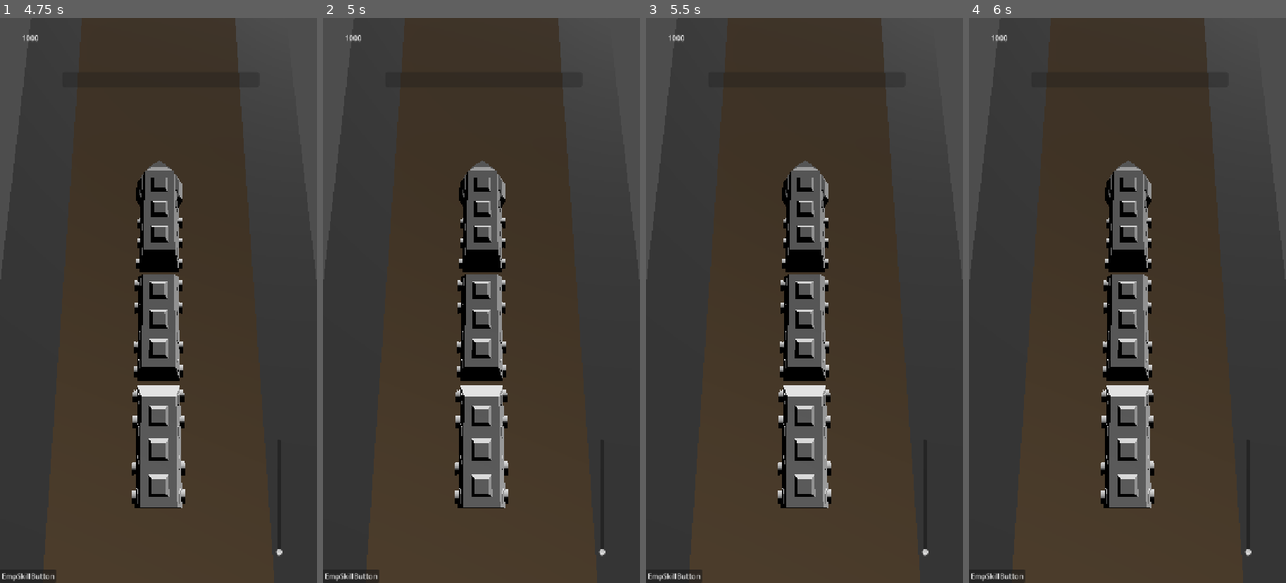
Above: before the commit, frames 1-4 (left to right).
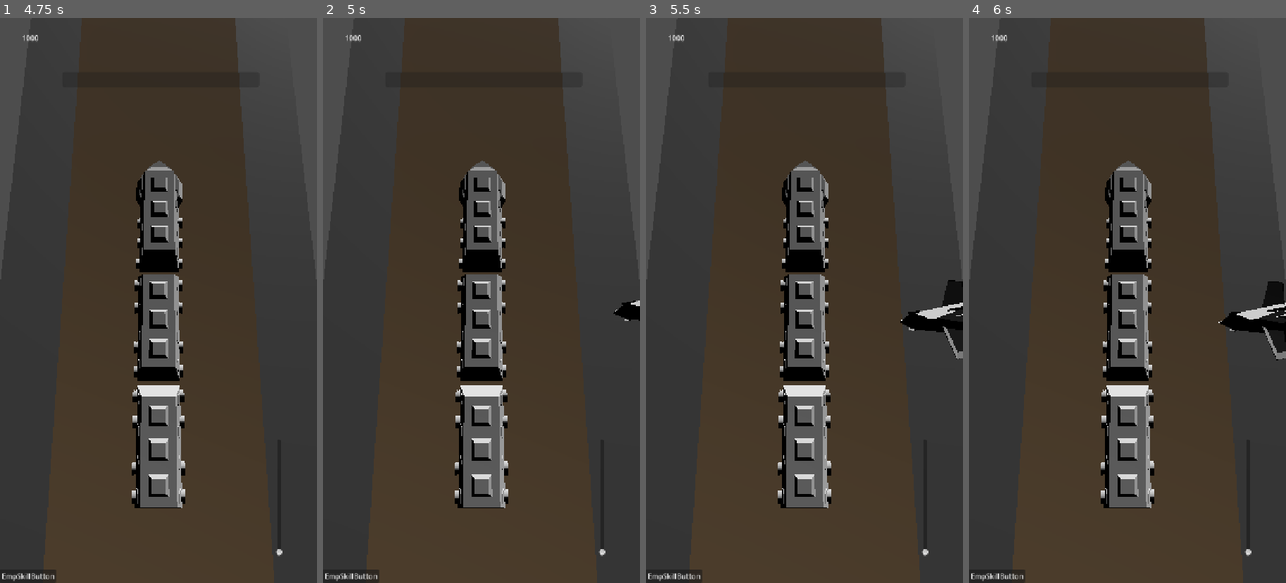
Above: after the commit, the same moments.

Repository: GabrielSiras/Decomissioners
Game: Godot game, scene res://scenes/UI-UX/UI/MainMenu.tscn
The game is run twice, just before and just after one commit, with the same random seed, the same clock (stepped at 60 frames per second) and the same inputs.
Inputs (mouse positions are in pixels of both pictures, inside the frame that each line leads up to):
- Up to frame 1 (4.75 s): click "START" at 0.5 s; click "EMP" at 1.25 s; click "EmpSkillButton" at 2 s; click "EmpSkillButton" at 2.75 s; click "EmpSkillButton" at 3.5 s; tap Enter at 4.25 s; move the mouse to (228, 272) at 4.27 s; click (228, 272) at 4.42 s
- Up to frame 2 (5 s): no input
- Up to frame 3 (5.5 s): move the mouse to (741, 328) at 5.02 s; click (741, 328) at 5.17 s
- Up to frame 4 (6 s): move the mouse to (1159, 176) at 5.77 s; click (1159, 176) at 5.92 s

Frame 1 is identical in both runs. In frame 2, 0.2% of the frame differs, in the area x 91-100%, y 50-54%; in frame 3, 1.2%; in frame 4, 1.3%, in the area x 78-100%, y 46-61%.

Commit message:
#50/FEAT-REFACTOR: Adicionado inimigos (Caça, AAA, Opressor e Machigunner) juntamento com seus devidos comportamentos.

Diff:
--- a/scenes/Enemies/MeeleEnemies/Opressor/Opressor.tscn
+++ b/scenes/Enemies/MeeleEnemies/Opressor/Opressor.tscn
@@ -4,9 +4,8 @@
 [ext_resource type="Script" uid="uid://cxry2hfoibdgj" path="res://scripts/Enemies/MeeleEnemies/Opressor/Opressor.gd" id="2_0qul4"]
 [ext_resource type="PackedScene" uid="uid://btjexdm8223jl" path="res://assets/models/Enemies/MeeleEnemies/Opressor/Opressor.glb" id="3_n5w2r"]
 
-[sub_resource type="CapsuleShape3D" id="CapsuleShape3D_qmg03"]
-radius = 0.36669922
-height = 1.0493011
+[sub_resource type="BoxShape3D" id="BoxShape3D_n5w2r"]
+size = Vector3(0.6661377, 0.9404297, 0.65374756)
 
 [node name="Opressor" unique_id=951588638 instance=ExtResource("1_wwta8")]
 script = ExtResource("2_0qul4")
@@ -16,12 +15,12 @@
 windup_duration = 0.8
 lunge_speed = 12.0
 lunge_max_duration = 1.0
-grab_distance = 1.5
+grab_distance = 2.5
 train_slow_amount = 2.5
 attack_range = 2.0
 
 [node name="CollisionShape3D" parent="." index="0" unique_id=1838556396]
-transform = Transform3D(1, 0, 0, 0, 1, 0, 0, 0, 1, 0, 0.42264557, 0)
-shape = SubResource("CapsuleShape3D_qmg03")
+transform = Transform3D(1, 0, 0, 0, 1, 0, 0, 0, 1, 0.0049438477, 0.45243073, -0.003753662)
+shape = SubResource("BoxShape3D_n5w2r")
 
 [node name="Opressor" parent="." index="1" unique_id=1750437609 instance=ExtResource("3_n5w2r")]
--- /dev/null
+++ b/scenes/Enemies/RangedEnemies/AAA/AAA.tscn
@@ -0,0 +1,30 @@
+[gd_scene format=3 uid="uid://ctyvfr2vuoihj"]
+
+[ext_resource type="PackedScene" uid="uid://cv24qqxtw1mc" path="res://scenes/Enemies/RangedEnemies/RangedEnemy.tscn" id="1_fwk0r"]
+[ext_resource type="Script" uid="uid://bcelx0ag6ujea" path="res://scripts/Enemies/RangedEnemies/AAA/AAA.gd" id="2_275pc"]
+[ext_resource type="PackedScene" uid="uid://cnuw8at86schi" path="res://assets/models/Enemies/RangedEnemies/AAA/AAA.glb" id="2_ddjdu"]
+
+[sub_resource type="BoxShape3D" id="BoxShape3D_275pc"]
+size = Vector3(1.3231201, 1.201294, 1.0964661)
+
+[node name="AAA" unique_id=951588638 instance=ExtResource("1_fwk0r")]
+script = ExtResource("2_275pc")
+scan_interval = 0.5
+alternate_fire = true
+attack_range = 40.0
+ranged_damage = 5
+max_health = 300
+metal_reward = 100
+
+[node name="Model3D" parent="." index="0" unique_id=715176889 instance=ExtResource("2_ddjdu")]
+transform = Transform3D(-4.371139e-08, 0, 1, 0, 1, 0, -1, 0, -4.371139e-08, 0, 0, 0)
+
+[node name="CollisionShape3D" parent="." index="1" unique_id=1838556396]
+transform = Transform3D(1, 0, 0, 0, 1, 0, 0, 0, 1, -0.005966902, 0.5048182, -0.32195926)
+shape = SubResource("BoxShape3D_275pc")
+
+[node name="Muzzle" parent="." index="2" unique_id=880355141]
+transform = Transform3D(1, 0, 0, 0, 1, 0, 0, 0, 1, -0.38738203, 0.8939553, -0.9790003)
+
+[node name="Muzzle2" type="Marker3D" parent="." index="3" unique_id=582924270]
+transform = Transform3D(1, 0, 0, 0, 1, 0, 0, 0, 1, 0.38737917, 0.8939553, -0.9790003)
--- /dev/null
+++ b/scenes/Enemies/RangedEnemies/FighterJet/FighterJet.tscn
@@ -0,0 +1,29 @@
+[gd_scene format=3 uid="uid://ckjdl2ahbor33"]
+
+[ext_resource type="PackedScene" uid="uid://cv24qqxtw1mc" path="res://scenes/Enemies/RangedEnemies/RangedEnemy.tscn" id="1_5j6yr"]
+[ext_resource type="PackedScene" uid="uid://gl7i0ifrwsun" path="res://assets/models/Enemies/RangedEnemies/FighterJet/FighterJet.glb" id="1_cga4l"]
+[ext_resource type="Script" uid="uid://b6vsexmfq84w0" path="res://scripts/Enemies/RangedEnemies/FighterJet/FighterJet.gd" id="2_cga4l"]
+
+[sub_resource type="BoxShape3D" id="BoxShape3D_7pe3l"]
+size = Vector3(3.628292, 0.6051216, 3.6671295)
+
+[node name="FighterJet" unique_id=951588638 instance=ExtResource("1_5j6yr")]
+script = ExtResource("2_cga4l")
+side_distance = 6.0
+height_offset = 1.5
+smooth_speed = 5.0
+burst_count = 3
+fire_rate = 0.2
+switch_time_min = 3.0
+switch_time_max = 6.0
+attack_range = 12.0
+ranged_damage = 5
+
+[node name="Model3D" parent="." index="0" unique_id=172292072 instance=ExtResource("1_cga4l")]
+
+[node name="CollisionShape3D" parent="." index="1" unique_id=1838556396]
+transform = Transform3D(1, 0, 0, 0, 1, 0, 0, 0, 1, 0, 0.11359596, 0)
+shape = SubResource("BoxShape3D_7pe3l")
+
+[node name="Muzzle" parent="." index="2" unique_id=880355141]
+transform = Transform3D(1, 0, 0, 0, 1, 0, 0, 0, 1, -0.05872476, 0.008116186, 2.06641)
--- a/scenes/devroom.tscn
+++ b/scenes/devroom.tscn
@@ -3,8 +3,10 @@
 [ext_resource type="PackedScene" uid="uid://ccxbyhm6vro5u" path="res://scenes/GameCamera.tscn" id="1_5ij30"]
 [ext_resource type="PackedScene" uid="uid://ob2mgpgp7mo3" path="res://scenes/Enemies/MeeleEnemies/Opressor/Opressor.tscn" id="2_c0ium"]
 [ext_resource type="PackedScene" uid="uid://msr581mrgwu6" path="res://scenes/Enemies/EnemySpawner.tscn" id="3_anjfi"]
+[ext_resource type="PackedScene" uid="uid://ckjdl2ahbor33" path="res://scenes/Enemies/RangedEnemies/FighterJet/FighterJet.tscn" id="3_gkwus"]
 [ext_resource type="PackedScene" uid="uid://cika3a8mjdsiv" path="res://scenes/Player/Train/Train.tscn" id="3_hs430"]
 [ext_resource type="PackedScene" uid="uid://bvuisrwp77067" path="res://scenes/UI-UX/UI/DefeatMenu.tscn" id="4_do01s"]
+[ext_resource type="PackedScene" uid="uid://ctyvfr2vuoihj" path="res://scenes/Enemies/RangedEnemies/AAA/AAA.tscn" id="4_f0wih"]
 [ext_resource type="PackedScene" uid="uid://cwu4wqhcnkcuj" path="res://scenes/UI-UX/UI/SpeedLever.tscn" id="5_anjfi"]
 [ext_resource type="PackedScene" uid="uid://csfvqmwgcoymq" path="res://scenes/UI-UX/UI/TrainProgressBar.tscn" id="6_ivymc"]
 [ext_resource type="PackedScene" uid="uid://egwkrxmeo21s" path="res://scenes/Terrain/TerrainManager.tscn" id="7_m03md"]
@@ -27,9 +29,9 @@
 transform = Transform3D(1, 0, 0, 0, 1, 0, 0, 0, 1, 3.6493196, 1.251749, 0.36621284)
 terrain_manager = NodePath("../TerrainManager")
 main_target = NodePath("../Player/TrainHead")
-desolation_enemies = Array[PackedScene]([ExtResource("2_c0ium")])
-scrap_enemies = Array[PackedScene]([ExtResource("2_c0ium")])
-factory_enemies = Array[PackedScene]([ExtResource("2_c0ium")])
+desolation_enemies = Array[PackedScene]([ExtResource("2_c0ium"), ExtResource("3_gkwus"), ExtResource("4_f0wih")])
+scrap_enemies = Array[PackedScene]([ExtResource("2_c0ium"), ExtResource("3_gkwus"), ExtResource("4_f0wih")])
+factory_enemies = Array[PackedScene]([ExtResource("2_c0ium"), ExtResource("3_gkwus"), ExtResource("4_f0wih")])
 spawn_points_container = NodePath(".")
 
 [node name="DestinationPoint" type="Marker3D" parent="." unique_id=949491284]
--- a/scripts/Enemies/EnemySpawner.gd
+++ b/scripts/Enemies/EnemySpawner.gd
@@ -75,8 +75,15 @@
 
 	var spawn_transform: Transform3D = _get_chunk_spawn_transform()
 
+	if enemy_instance is FighterJet:
+		var side_x = [-20.0, 20.0].pick_random()
+		var train_z = main_target.global_position.z if is_instance_valid(main_target) else 0.0
+		var height_y = 1.5
+		spawn_transform.origin = Vector3(side_x, height_y, train_z)
+
+	enemy_instance.transform = spawn_transform
+
 	get_parent().add_child(enemy_instance)
-	enemy_instance.global_transform = spawn_transform
 
 func try_spawn_machine_gun(train: Node3D = null) -> void:
 	var target_train = train if is_instance_valid(train) else main_target
--- a/scripts/Enemies/MeeleEnemies/Opressor/Opressor.gd
+++ b/scripts/Enemies/MeeleEnemies/Opressor/Opressor.gd
@@ -23,7 +23,7 @@
 @export var windup_duration: float = 0.8
 @export var lunge_speed: float = 12.0
 @export var lunge_max_duration: float = 1.0
-@export var grab_distance: float = 1.5
+@export var grab_distance: float = 2.5
 @export var train_slow_amount: float = 2.5
 
 @onready var state_timer: Timer = Timer.new()
@@ -237,7 +237,7 @@
 func _update_facing_direction(active_target: Node3D) -> void:
 	var look_target = Vector3(active_target.global_position.x, global_position.y, active_target.global_position.z)
 	if global_position.distance_squared_to(look_target) > 0.01:
-		look_at(look_target, Vector3.UP)
+		look_at(look_target, Vector3.UP, true)
 
 func _exit_tree() -> void:
 	if is_instance_valid(current_target_wagon) and current_target_wagon.has_method("release_slot"):
--- /dev/null
+++ b/scripts/Enemies/RangedEnemies/AAA/AAA.gd
@@ -0,0 +1,87 @@
+class_name AAA
+extends RangedEnemy
+
+@export_category("Muzzles Duplos")
+@onready var muzzle_2: Marker3D = $Muzzle2
+
+
+@export_category("Configurações de Artilharia")
+@export var scan_interval: float = 0.5
+@export var alternate_fire: bool = false
+
+var scan_timer: float = 0.0
+var fire_left_next: bool = true
+
+func _ready() -> void:
+	super._ready()
+	if attack_range < 25.0:
+		attack_range = 30.0
+
+func _physics_process(delta: float) -> void:
+	scan_timer -= delta
+	if scan_timer <= 0:
+		scan_timer = scan_interval
+		target = _get_closest_target()
+
+	if not is_instance_valid(target):
+		if is_attacking:
+			is_attacking = false
+			attack_timer.stop()
+		return
+
+	var distance_to_target = global_position.distance_to(target.global_position)
+
+	if distance_to_target <= attack_range:
+		var look_pos = target.global_position
+		look_pos.y = global_position.y
+
+		look_at(look_pos, Vector3.UP)
+
+		if not is_attacking:
+			is_attacking = true
+			attack_timer.start()
+	else:
+		if is_attacking:
+			is_attacking = false
+			attack_timer.stop()
+
+
+func shoot_at_target() -> void:
+	if not enemy_projectile_scene or not is_instance_valid(target):
+		return
+
+	if alternate_fire:
+		if fire_left_next:
+			_spawn_projectile_at(muzzle)
+		else:
+			_spawn_projectile_at(muzzle_2)
+		fire_left_next = !fire_left_next
+	else:
+		_spawn_projectile_at(muzzle)
+		_spawn_projectile_at(muzzle_2)
+
+func _spawn_projectile_at(spawn_muzzle: Marker3D) -> void:
+	var projectile = enemy_projectile_scene.instantiate()
+	get_parent().add_child(projectile)
+
+	if is_instance_valid(spawn_muzzle):
+		projectile.global_position = spawn_muzzle.global_position
+	else:
+		projectile.global_position = global_position
+
+	if projectile.has_method("setup"):
+		projectile.setup(target, ranged_damage)
+
+func _get_closest_target() -> Node3D:
+	var possible_targets = get_tree().get_nodes_in_group("player_targets")
+	var closest_node: Node3D = null
+	var shortest_dist: float = INF
+
+	for t in possible_targets:
+		if is_instance_valid(t) and not t.is_queued_for_deletion():
+			var dist = global_position.distance_squared_to(t.global_position)
+			if dist < shortest_dist:
+				shortest_dist = dist
+				closest_node = t
+
+	return closest_node
--- /dev/null
+++ b/scripts/Enemies/RangedEnemies/FighterJet/FighterJet.gd
@@ -0,0 +1,76 @@
+class_name FighterJet
+extends RangedEnemy
+
+@export_category("Voo e Posicionamento")
+@export var side_distance: float = 6.0
+@export var height_offset: float = 1.5
+@export var smooth_speed: float = 5.0
+
+@export_category("Rajada de Tiros")
+@export var burst_count: int = 3
+@export var fire_rate: float = 0.2
+
+@export_category("Troca de Alvo")
+@export var switch_time_min: float = 3.0
+@export var switch_time_max: float = 6.0
+
+var switch_timer: float = 0.0
+var is_on_left_side: bool = true
+
+func _ready() -> void:
+	super._ready()
+
+	is_on_left_side = global_position.x < 0
+	side_distance = -abs(side_distance) if is_on_left_side else abs(side_distance)
+
+	_pick_new_wagon()
+
+func _physics_process(delta: float) -> void:
+	if not is_instance_valid(target):
+		_pick_new_wagon()
+		return
+
+	switch_timer -= delta
+	if switch_timer <= 0:
+		_pick_new_wagon()
+
+	var ideal_pos = target.global_position
+	ideal_pos.x += side_distance
+	ideal_pos.y += height_offset
+
+	var ai_velocity = (ideal_pos - global_position) * smooth_speed
+	velocity = ai_velocity + knockback_velocity
+	move_and_slide()
+
+	if knockback_velocity.length() > 0.01:
+		knockback_velocity = knockback_velocity.move_toward(Vector3.ZERO, knockback_friction * delta)
+	else:
+		knockback_velocity = Vector3.ZERO
+
+	look_at(target.global_position, Vector3.UP, true)
+
+	if not is_attacking:
+		is_attacking = true
+		attack_timer.start()
+
+func _pick_new_wagon() -> void:
+	var wagons = get_tree().get_nodes_in_group("wagons")
+	wagons = wagons.filter(func(w): return is_instance_valid(w) and not w.is_queued_for_deletion())
+
+	if wagons.is_empty():
+		var players = get_tree().get_nodes_in_group("player_base")
+		if not players.is_empty():
+			target = players[0]
+	else:
+		target = wagons.pick_random()
+
+	switch_timer = randf_range(switch_time_min, switch_time_max)
+
+func _on_attack_timer_timeout() -> void:
+	for i in range(burst_count):
+		if not is_instance_valid(target):
+			break
+
+		shoot_at_target()
+
+		await get_tree().create_timer(fire_rate).timeout
Renamed: assets/models/Enemies/RangedEnemies/Artilharia/artilharia.glb -> assets/models/Enemies/RangedEnemies/AAA/AAA.glb
Not shown, added: assets/models/Enemies/RangedEnemies/AAA/AAA.glb.import
Renamed: assets/models/Enemies/RangedEnemies/Caça/caça.glb -> assets/models/Enemies/RangedEnemies/FighterJet/FighterJet.glb
Not shown, added: assets/models/Enemies/RangedEnemies/FighterJet/FighterJet.glb.import
Not shown, added: scripts/Enemies/RangedEnemies/AAA/AAA.gd.uid
Not shown, added: scripts/Enemies/RangedEnemies/FighterJet/FighterJet.gd.uid
